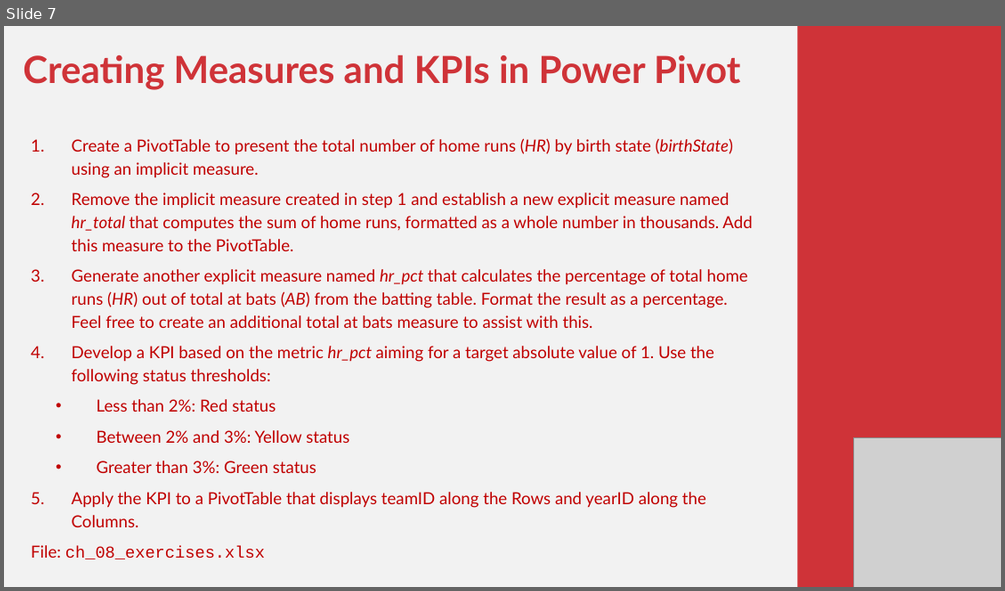
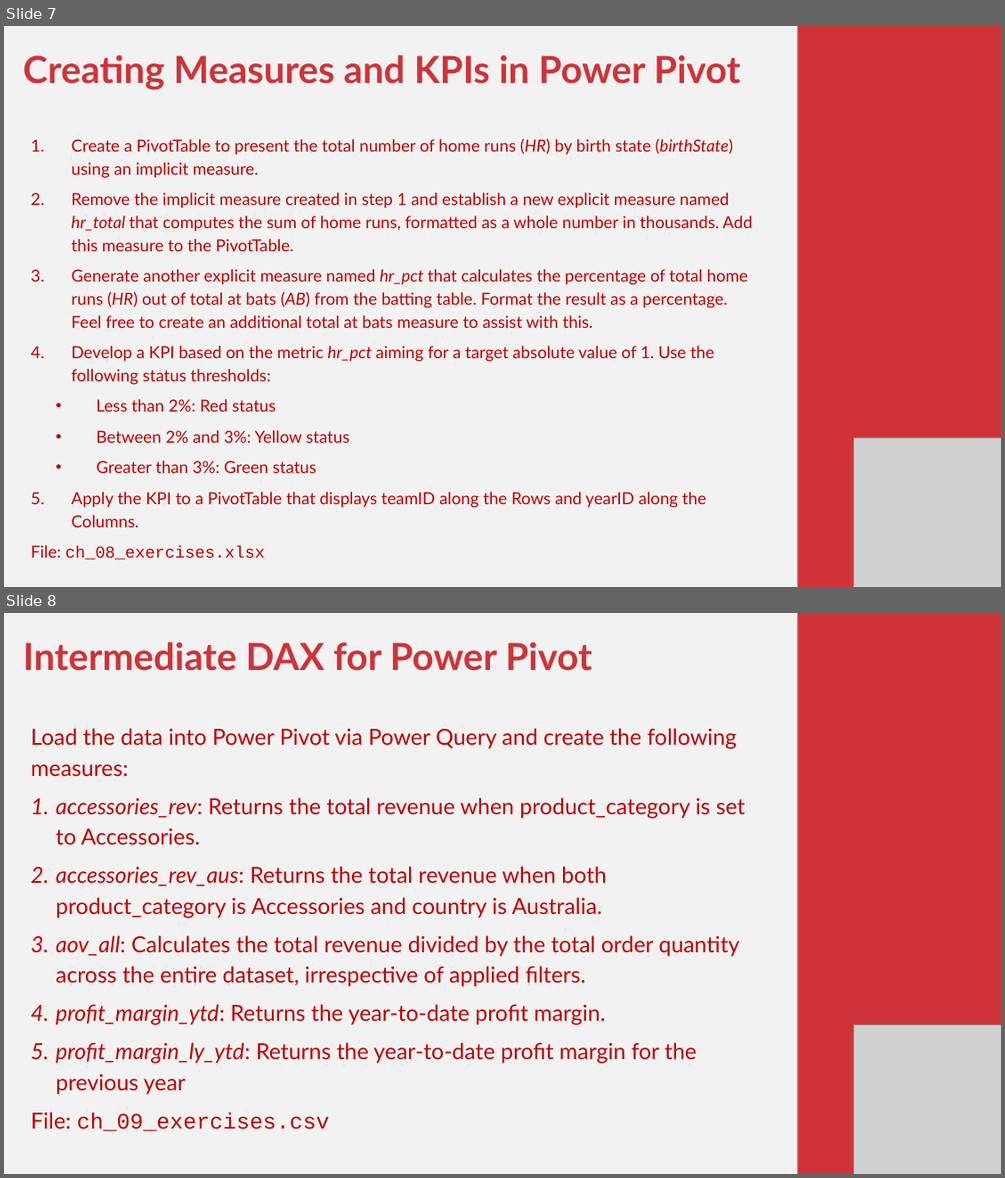
Before and after one commit to stringfestdata/modern-analytics-excel-book, a slide deck: exercises/mdae-exercises-by-chapter.pptx. Shown one above the other, each under a label of ours: slide 7 before the commit, slides 7 and 8 after it. The pictures are 1005x591 and 1005x1178 pixels, drawn with LibreOffice and Linux fonts; fonts in the diff are those of the drawing; grey boxes stand for pictures. Boxes give left, top, right and bottom in pixels: in the first picture for what was removed or moved away, otherwise in the second. Text is boxed around its words. In the diff, an @@ line names an element or a change of style, - is before the commit and + after.

```diff
--- a/exercises/mdae-exercises-by-chapter.pptx
+++ b/exercises/mdae-exercises-by-chapter.pptx
@@ slide 8 added at <box>4,613,1001,1174</box>, background #F2F2F2 @@
@@ rectangle added at <box>798,613,1001,1174</box>, fill #CF3338 @@
@@ text added at <box>23,642,745,1131</box>, 32 pt, text #C00000 @@
+Intermediate DAX for Power Pivot
+Load the data into Power Pivot via Power Query and create the following measures:
+1. accessories_rev: Returns the total revenue when product_category is set to Accessories.
+2. accessories_rev_aus: Returns the total revenue when both product_category is Accessories and country is Australia.
+3. aov_all: Calculates the total revenue divided by the total order quantity across the entire dataset, irrespective of applied filters.
+4. profit_margin_ytd: Returns the year-to-date profit margin.
+5. profit_margin_ly_ytd: Returns the year-to-date profit margin for the previous year
+File: ch_09_exercises.csv
@@ picture added at <box>853,1024,1001,1174</box> @@
```
Also in this commit, not shown: 3 other slides added.
